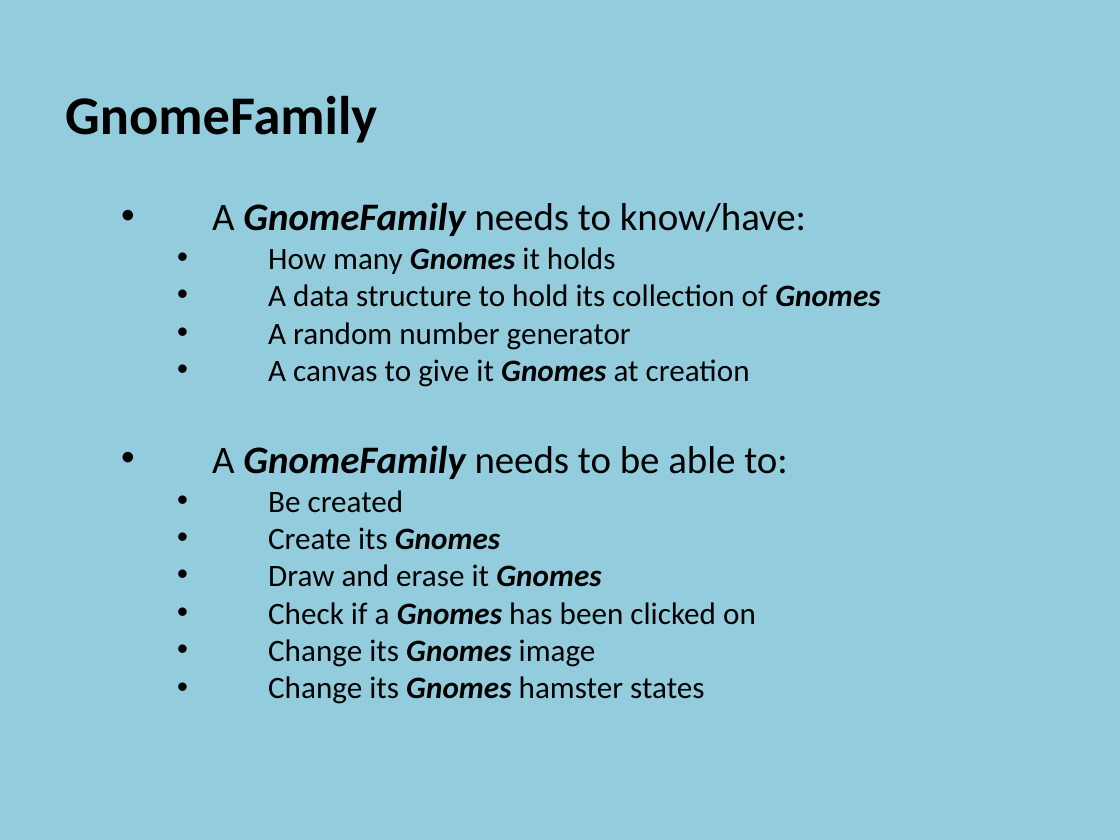
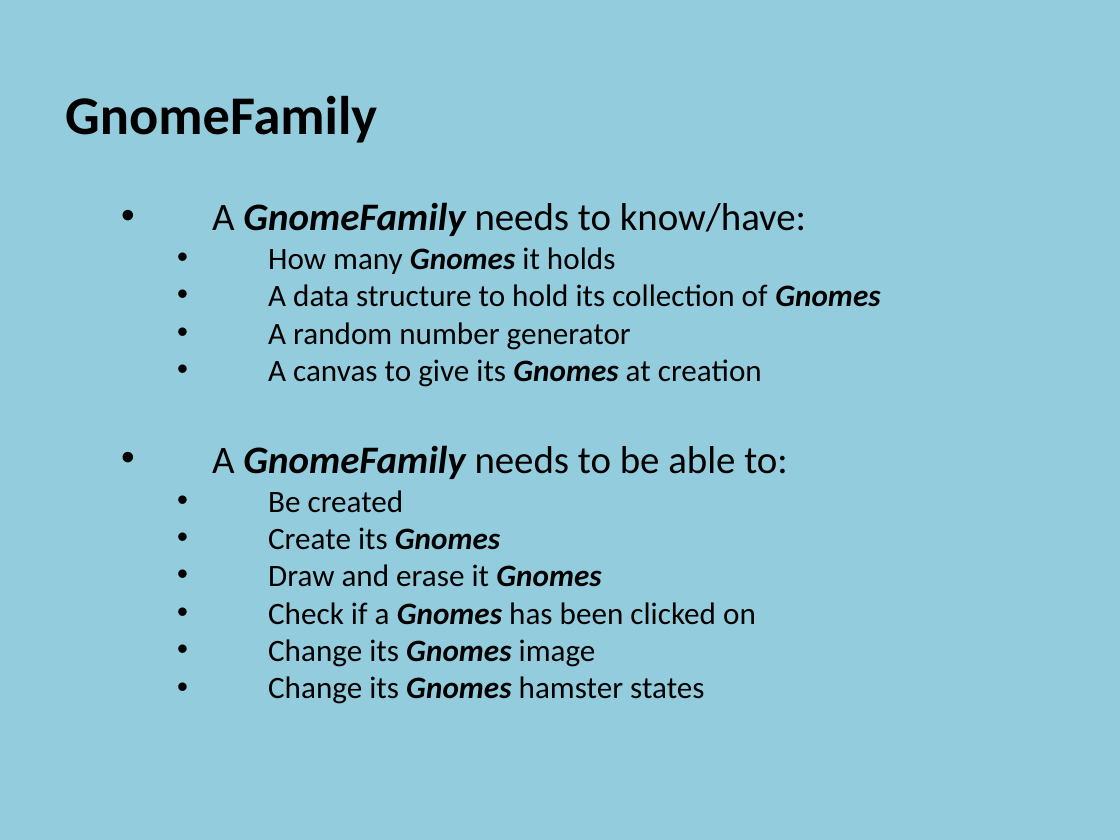
Before and after one commit to szetko/course-materials, a slide deck: slide 15 of Programming 4/02.2 Event Loops/02.2 Event Loops.pptx. Drawn at 1120x840 pixels with LibreOffice and Linux fonts; fonts in the diff are those of the drawing. Boxes give left, top, right and bottom in pixels: in the first picture for what was removed or moved away, otherwise in the second. Text is boxed around its words. In the diff, an @@ line names an element or a change of style, - is before the commit and + after.

```diff
--- a/Programming 4/02.2 Event Loops/02.2 Event Loops.pptx
+++ b/Programming 4/02.2 Event Loops/02.2 Event Loops.pptx
@@ text at (x1=268, y1=359, x2=762, y2=387): text changed @@
-      • A canvas to give it Gnomes at creation
+      • A canvas to give its Gnomes at creation
```
Also in this commit, not shown: 1 other slide changed, 5 other files.
